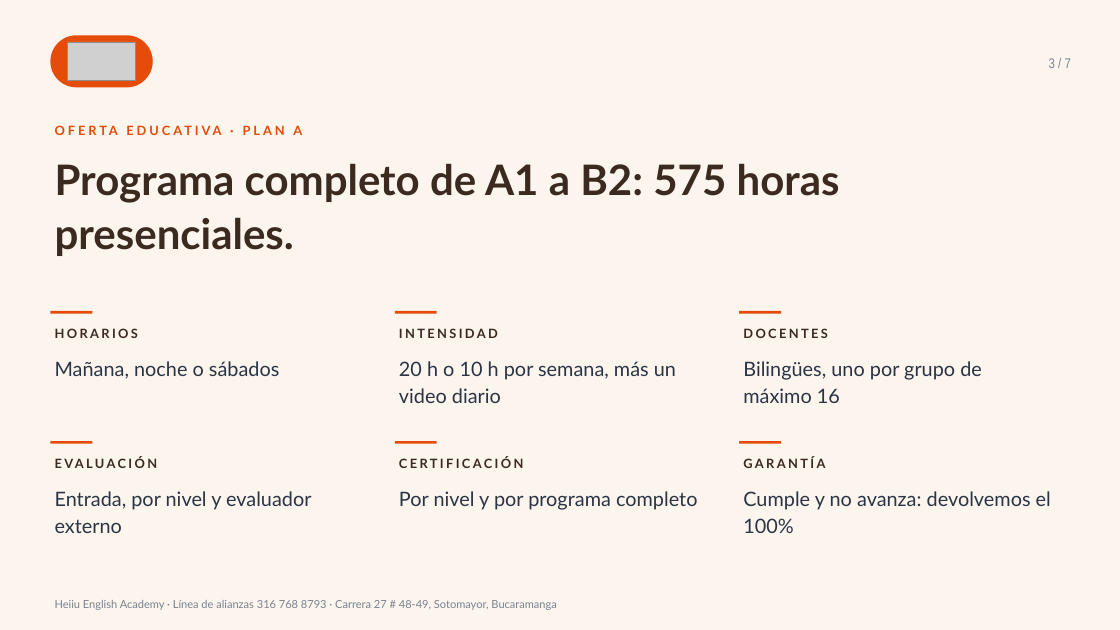
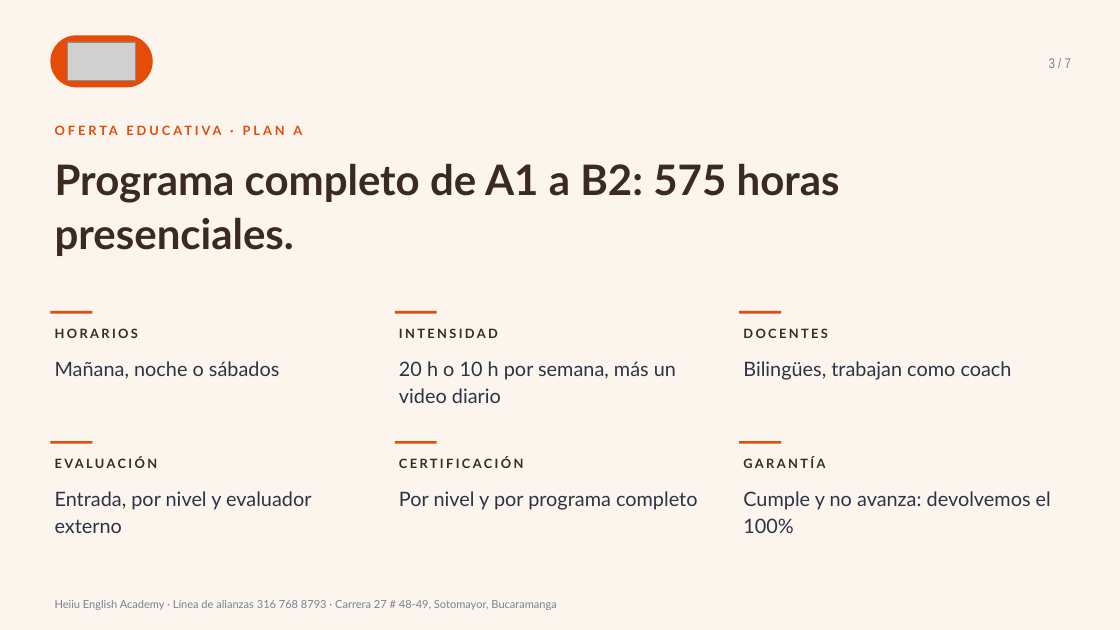
Before and after one commit to gomezrdiana/Plan-academico, a slide deck: slide 3 of recursos/comercial/B2B/PRESENTACION_FONDOS_EMPLEADOS_HEIIU.pptx. Drawn at 1120x630 pixels with LibreOffice and Linux fonts; fonts in the diff are those of the drawing; grey boxes stand for pictures. Boxes give left, top, right and bottom in pixels: in the first picture for what was removed or moved away, otherwise in the second. Text is boxed around its words. In the diff, an @@ line names an element or a change of style, - is before the commit and + after.

```diff
--- a/recursos/comercial/B2B/PRESENTACION_FONDOS_EMPLEADOS_HEIIU.pptx
+++ b/recursos/comercial/B2B/PRESENTACION_FONDOS_EMPLEADOS_HEIIU.pptx
@@ text at (743, 361, 1012, 380): text changed @@
-Bilingües, uno por grupo de máximo 16
+Bilingües, trabajan como coach
```
Also in this commit, not shown: 1 other slide changed, 11 other files.
